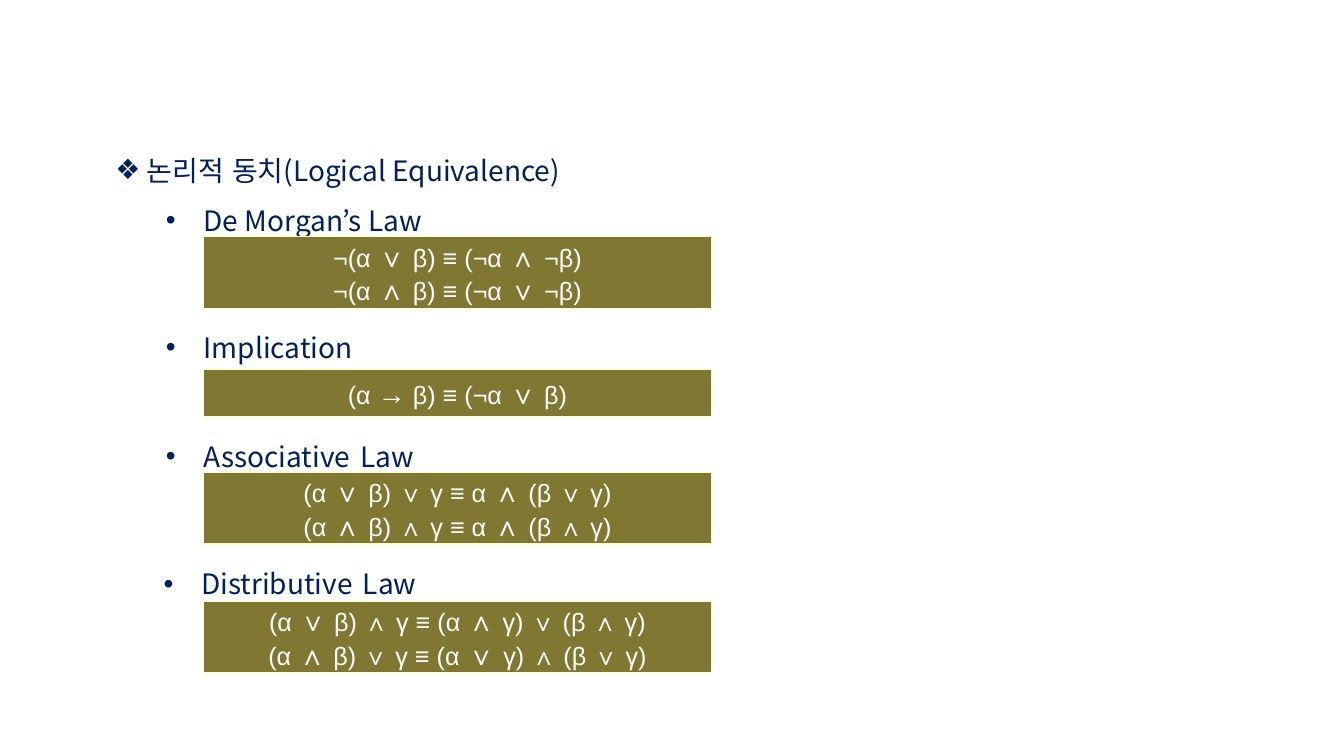
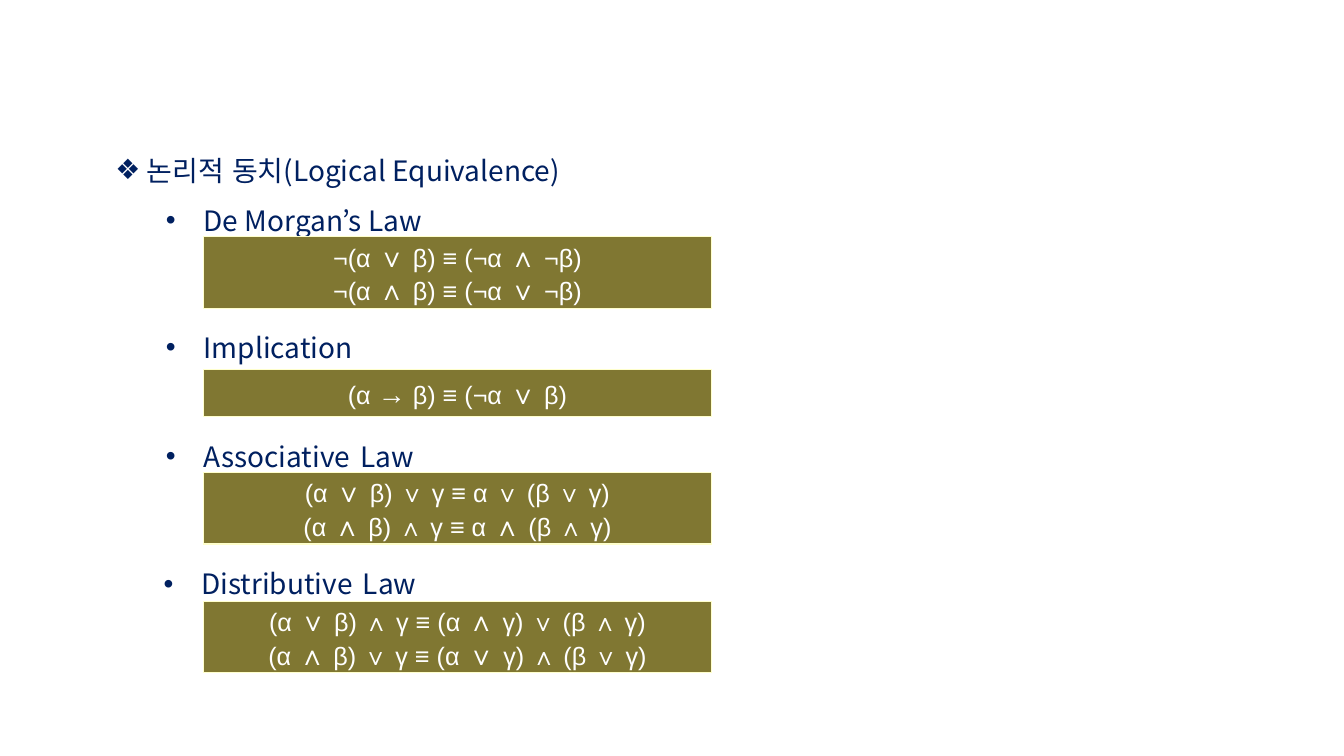
Before and after one commit to leegundaniel/Introduction-to-AI, a slide deck: slide 14 of Lecture/03-01-Knowledge Representation & Logic (propositional logic).pptx. Drawn at 1344x756 pixels with LibreOffice and Linux fonts; fonts in the diff are those of the drawing. Boxes give left, top, right and bottom in pixels: in the first picture for what was removed or moved away, otherwise in the second. Text is boxed around its words. In the diff, an @@ line names an element or a change of style, - is before the commit and + after.

Commit message:
Week 3 Lecture

```diff
--- a/Lecture/03-01-Knowledge Representation & Logic (propositional logic).pptx
+++ b/Lecture/03-01-Knowledge Representation & Logic (propositional logic).pptx
@@ text in rectangle at [305, 483, 610, 508]: text changed @@
-(α ∨ β) ∨ γ ≡ α ∧ (β ∨ γ)
+(α ∨ β) ∨ γ ≡ α ∨ (β ∨ γ)
```
